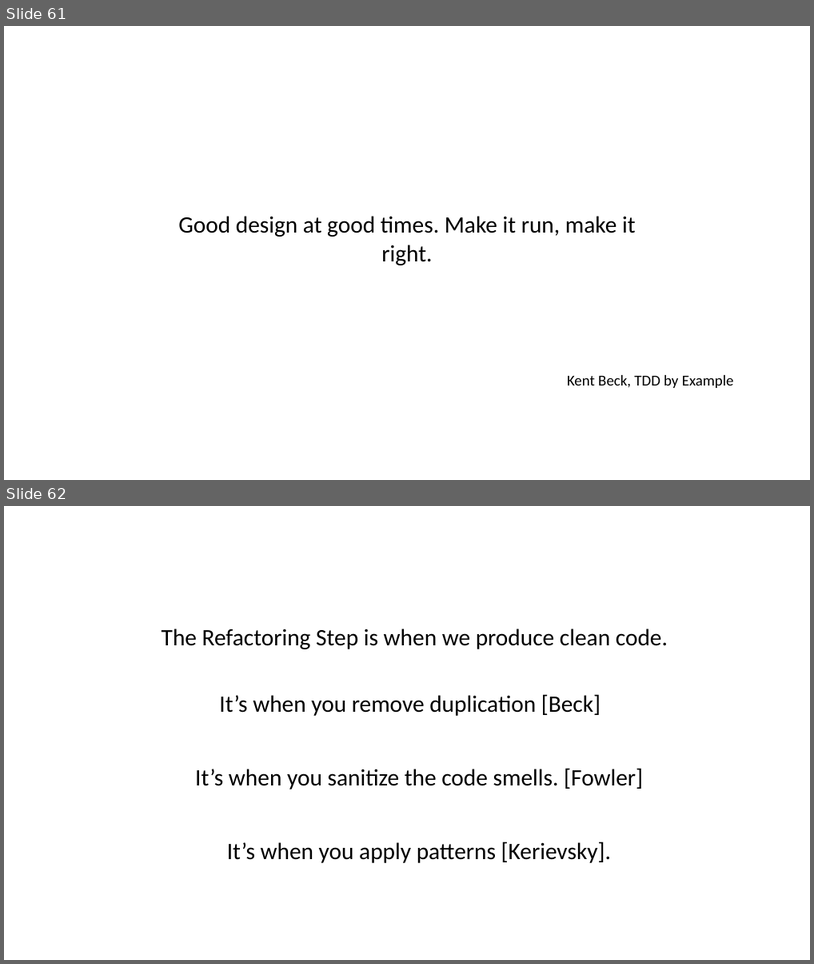
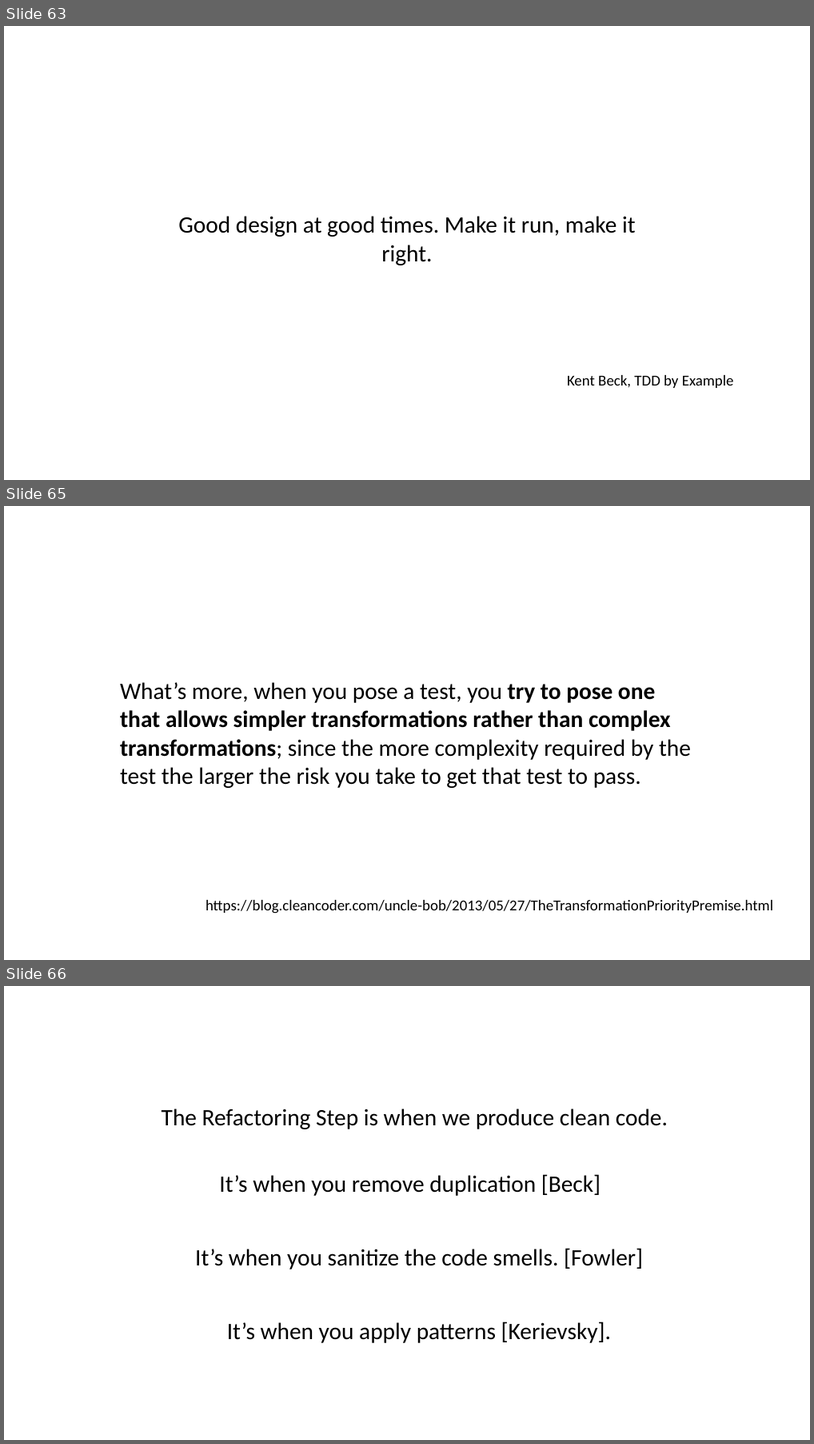
Before and after one commit to iancooper/Presentations, a slide deck: TDD Rediscovered.pptx. Shown one above the other, each under a label of ours: slides 61 and 62 before the commit, slides 63, 65 and 66 after it; the slides between them are not shown. The pictures are 814x964 and 814x1444 pixels, drawn with LibreOffice and Linux fonts; fonts in the diff are those of the drawing. Boxes give left, top, right and bottom in pixels: in the first picture for what was removed or moved away, otherwise in the second. Text is boxed around its words. In the diff, an @@ line names an element or a change of style, - is before the commit and + after.

```diff
--- a/TDD Rediscovered.pptx
+++ b/TDD Rediscovered.pptx
@@ slide 65 added at [4,506,810,960], background #FFFFFF @@
@@ text added at [120,682,691,788], 28 pt, text #000000 @@
+What’s more, when you pose a test, you try to pose one that allows simpler transformations rather than complex transformations; since the more complexity required by the test the larger the risk you take to get that test to pass.
@@ text added at [206,900,774,913], 18 pt, text #000000 @@
+https://blog.cleancoder.com/uncle-bob/2013/05/27/TheTransformationPriorityPremise.html
@@ what was slide 61 is now slide 63 @@
@@ what was slide 62 is now slide 66 @@
```
Also in this commit, not shown: 2 slides changed, 7 other slides added, 6 slides removed.
